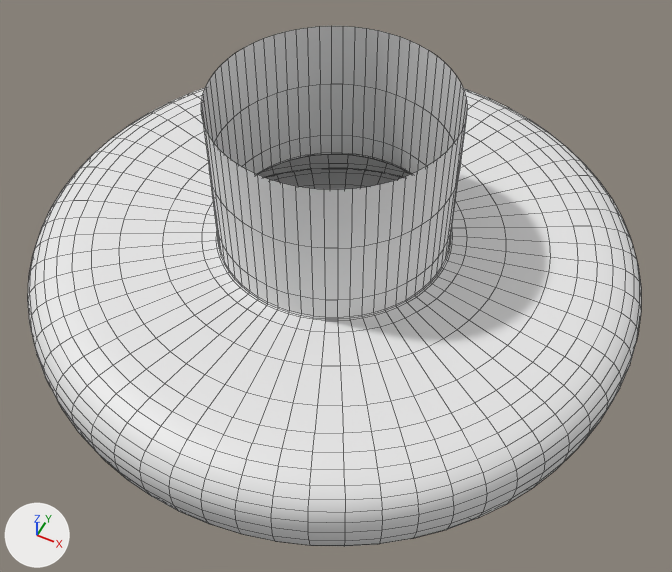
An edit to the OBJ model PadForge.App/3DModels/Switch2Pro/Joystick-Right-Ring.obj, drawn before and after from the same camera.
The view is the same before and after, from a 50 mm camera at (25.93, -15.12, -6.66) aimed at (18.37, -0.02, -25.54). Lighting does not change. The marker at lower left points along +X, +Y and +Z. The older version comes first. Mesh edges are drawn as thin lines. Where no turn or scale is listed for an object, it has been applied to the vertices.

Names of what the first picture shows: 'Joystick-Right-Ring'.
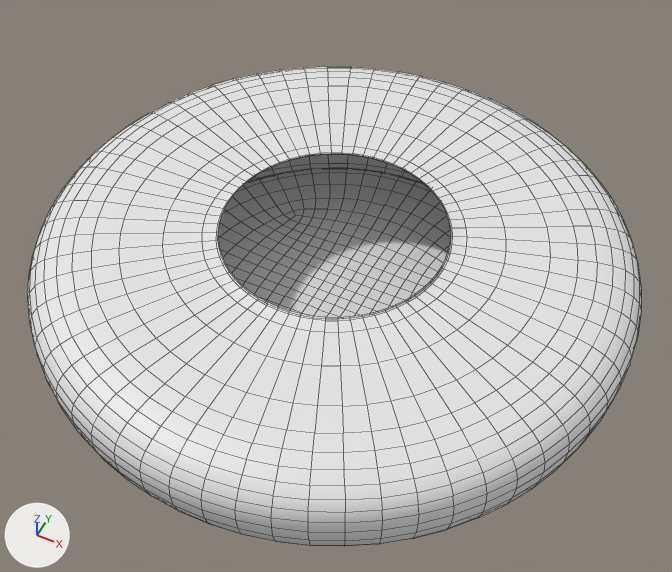
Where the change shows, as pixel boxes (x1, y1, x2, y2) in the pictures (672 x 572 px):
'Joystick-Right-Ring', reshaped (8% shorter): before (28, 26, 641, 546); after (28, 67, 641, 546)
part 1 of me_joystick_right_ring, deleted: before (201, 26, 467, 317)

Patch to the scene script:
```diff
--- a/PadForge.App/3DModels/Switch2Pro/Joystick-Right-Ring.obj.py
+++ b/PadForge.App/3DModels/Switch2Pro/Joystick-Right-Ring.obj.py
@@ me_joystick_right_ring @@
 # used by ob_joystick_right_ring; location = (0.0, 0.0, 0.0)
-me_joystick_right_ring.from_pydata(...)  # 2529 vertices, 2496 faces; spans x 9.2..26.2, y -7.2..9.6, z -28.2..-20.4
+me_joystick_right_ring.from_pydata(...)  # 2337 vertices, 2304 faces; spans x 9.2..26.2, y -7.2..9.6, z -28.2..-24.7
+# me_joystick_right_ring part 1
+# 192 vertices are removed from x 14.5..20.9, y -2.0..4.4, z -24.0..-20.4
+# 192 faces are deleted
```
